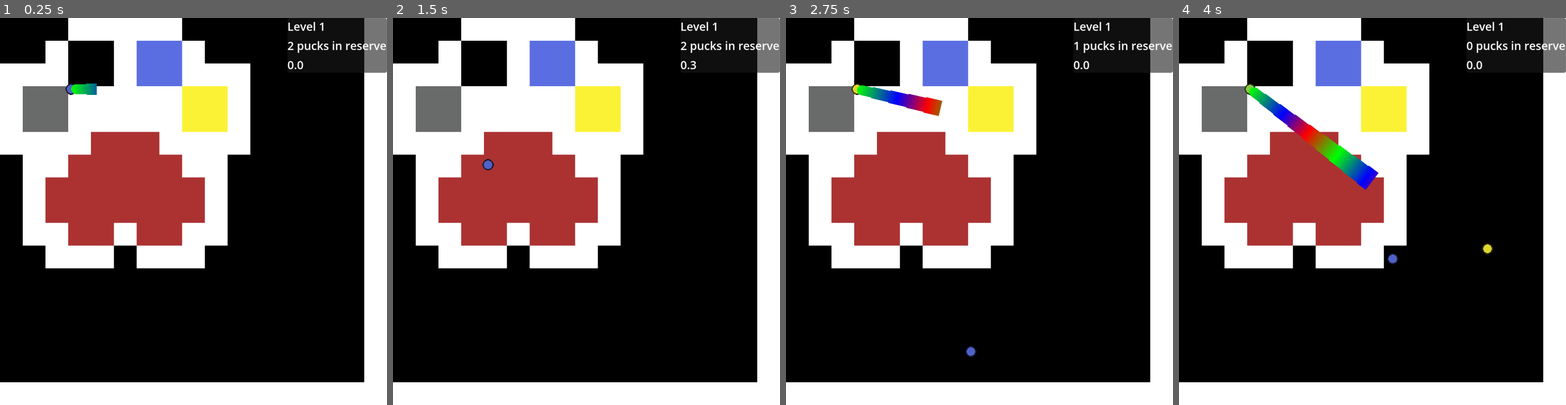
Above: before the commit, frames 1-4 (left to right).
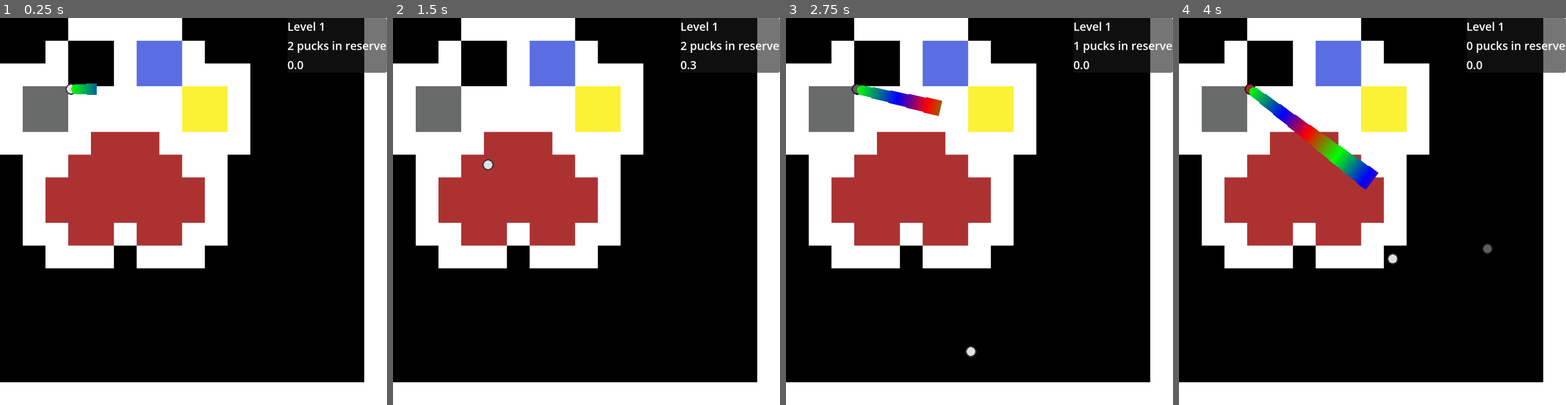
Above: after the commit, the same moments.

Repository: autumn-heights/levelherup-jam-2026
Game: Godot game, scene res://scenes/world.tscn
Same seed, same stepped clock (60 frames per second), same inputs: the game is played once before the commit and once after it.
Inputs (mouse positions are in pixels of both pictures, inside the frame that each line leads up to):
- Up to frame 1 (0.25 s): no input
- Up to frame 2 (1.5 s): tap Enter at 0.5 s; move the mouse to (671, 192) at 0.52 s; press the mouse at (671, 192) at 0.53 s; tap Space at 1.25 s; move the mouse to (509, 230) at 1.27 s; release the mouse at (509, 230) at 1.28 s; click (509, 230) at 1.35 s
- Up to frame 3 (2.75 s): move the mouse to (1018, 126) at 2.02 s; press the mouse at (1018, 126) at 2.03 s
- Up to frame 4 (4 s): move the mouse to (1353, 288) at 2.77 s; release the mouse at (1353, 288) at 2.78 s; click (1353, 288) at 2.85 s; move the mouse to (1488, 269) at 3.52 s; press the mouse at (1488, 269) at 3.53 s

The runs differ from the first frame. In frame 1, less than 0.1% of the frame differs, in the area x 17-20%, y 17-20%; in frame 2, less than 0.1%; in frame 3, 0.1%; in frame 4, 0.2%, in the area x 17-82%, y 17-64%.

Commit message:
now the code calls puck_landed

Diff:
--- a/fill-bucket-golf/scenes/puck.gd
+++ b/fill-bucket-golf/scenes/puck.gd
@@ -35,7 +35,7 @@
 
 	if linear_velocity.length() < motion_velocity_threshold and in_motion == true:
 		# send a signal because i just came to a stop
-		report_puck_stopped.emit(position)
+		report_puck_stopped.emit(self)
 
 
 	in_motion = linear_velocity.length() >= motion_velocity_threshold;
--- a/fill-bucket-golf/scenes/world.gd
+++ b/fill-bucket-golf/scenes/world.gd
@@ -2,7 +2,6 @@
 
 var scene_puck = preload("res://scenes/puck.tscn");
 
-var pucks_in_hand = 3;
 const PUCK_INVENTORY_BY_LEVEL = [
 	#level 1:
 	[Vector2i(0,1), Vector2i(0,2), Vector2i(0,3) ],
@@ -10,7 +9,7 @@
 	[Vector2i(0,4), Vector2i(0,5), Vector2i(0,6) ]
 ]
 
-const TOTAL_LEVELS = 2;
+var pucks_in_hand = 3;
 var current_level = 0;
 var total_score = 0;
 var puck_start_position = Vector2i(100,100);
@@ -20,6 +19,7 @@
 var pucks_in_motion = 0;
 @onready var ui_layer: CanvasLayer = $UILayer
 @onready var thrower: Node2D = $Thrower
+@onready var level_grid = $LevelGrid
 
 @onready var wait_timer_label = ui_layer.wait_timer_label
 @onready var wait_timer = ui_layer.wait_timer
@@ -76,7 +76,7 @@
 
 func create_puck():
 	if pucks_in_hand > 0:
-		var colour_id = PUCK_INVENTORY_BY_LEVEL[current_level][-pucks_in_hand]
+		var colour_id = PUCK_INVENTORY_BY_LEVEL[current_level-1][-pucks_in_hand]
 		pucks_in_hand -= 1;
 		current_puck = scene_puck.instantiate();
 		add_child(current_puck)
@@ -91,15 +91,15 @@
 		current_puck = null;
 
 func wait_timer_timeout():
-	if current_puck == null:
+	if current_puck != null:
+		create_puck()
+	else:
 		wrap_up_level();
-		if current_level < PUCK_INVENTORY_BY_LEVEL:
+		if current_level < PUCK_INVENTORY_BY_LEVEL.size():
 			current_level += 1;
 			load_level(current_level);
 		else:
 			wrap_up_game();
-	else:
-		create_puck()
 
 func update_pucks_in_motion():
 	pucks_in_motion = 0
@@ -107,14 +107,14 @@
 		if puck.linear_velocity.length() > 10:
 			pucks_in_motion += 1;
 
-func _on_report_puck_stopped(screen_coords):
-	print(screen_coords)
+func _on_report_puck_stopped(puck):
+	level_grid.puck_landed(puck)
 	#TODO report puck stopped at screen_coords
 
 func load_level(level_id):
 	#TODO unload current level if exists
 	#TODO load level with id level_id
-	pucks_in_hand = 3;
+	pucks_in_hand = PUCK_INVENTORY_BY_LEVEL[level_id-1].size();
 	create_puck();
 
 func wrap_up_level():
